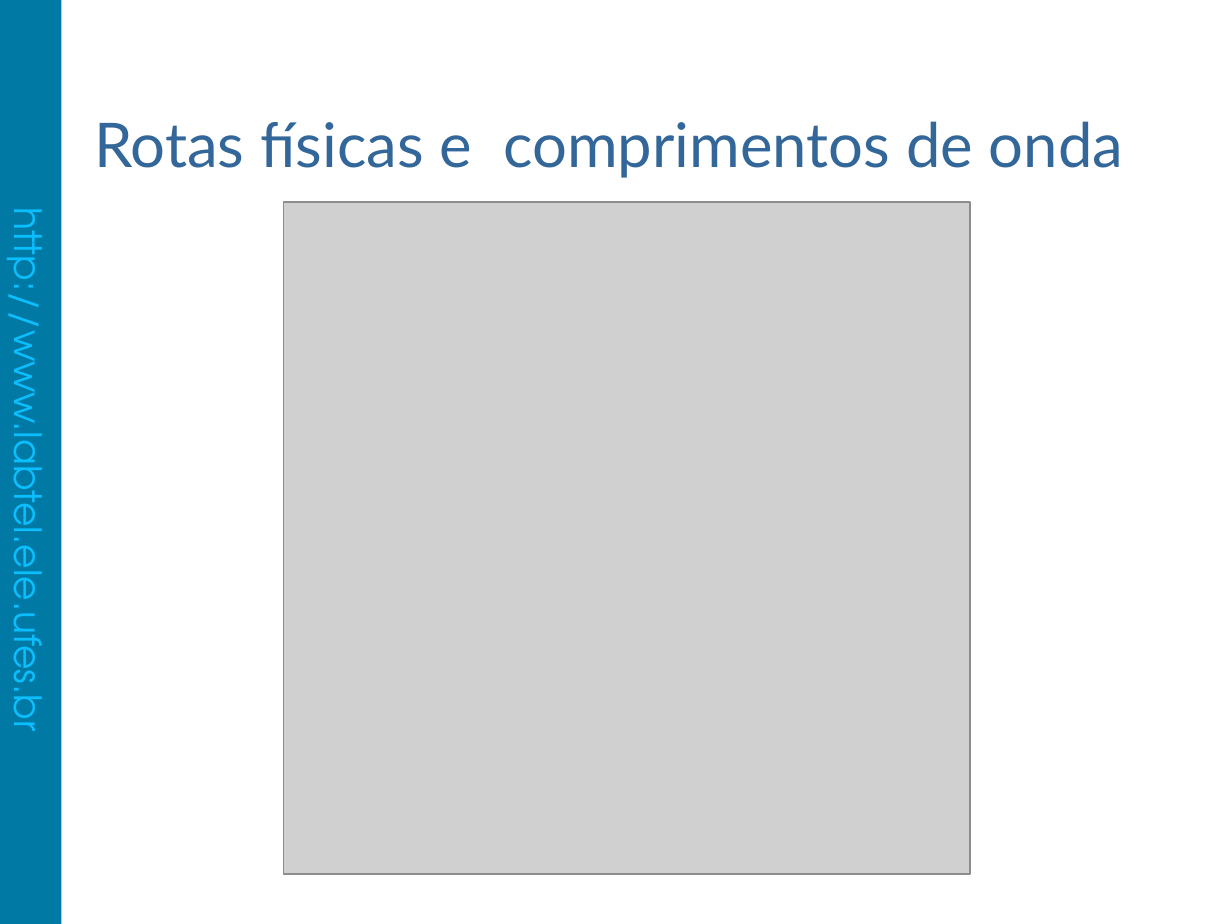
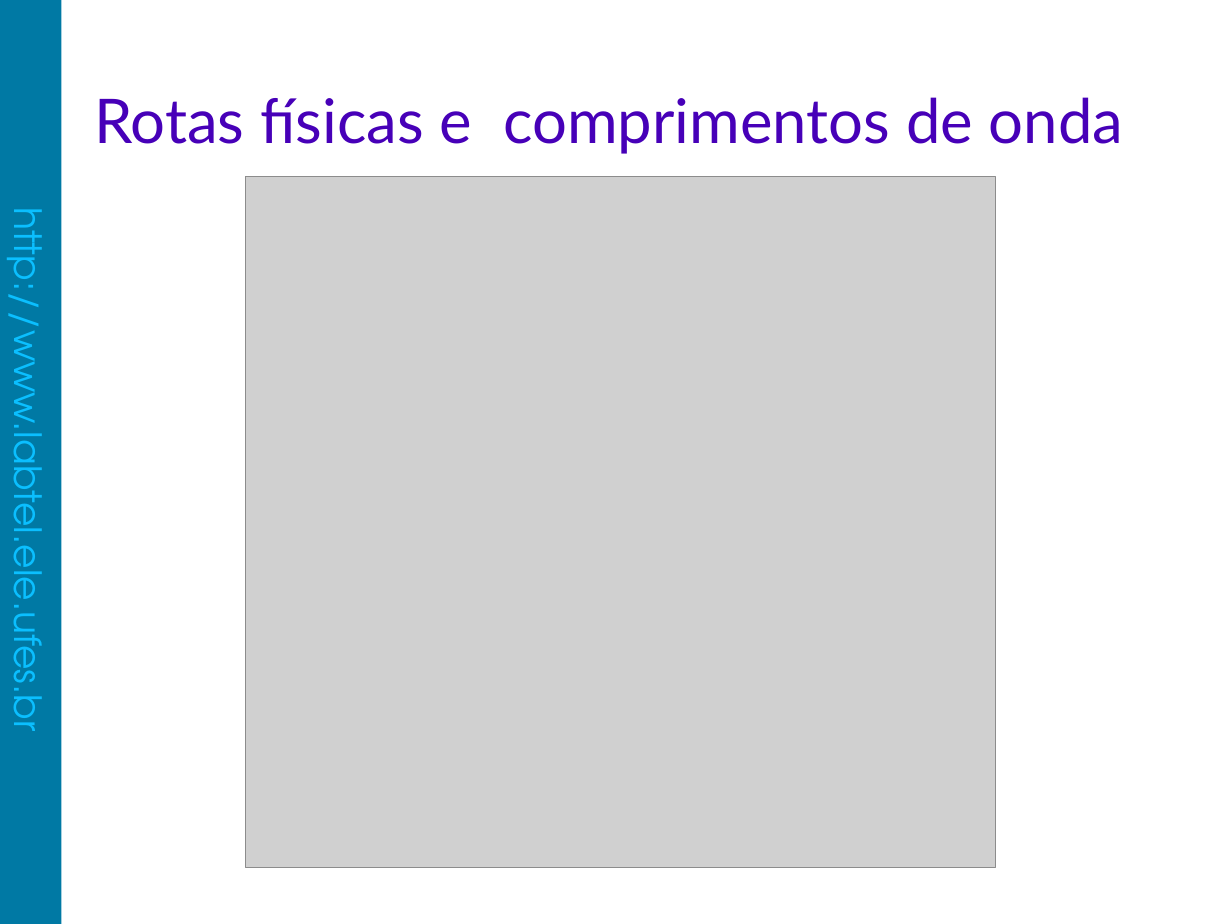
Before and after one commit to fabiolimath/twa, a slide deck: slide 8 of dissertacao/apresentacao/FabioLima-Apresentacao.odp (slide 24 before the commit). Drawn at 1232x924 pixels with LibreOffice and Linux fonts; fonts in the diff are those of the drawing; grey boxes stand for pictures; background and template pictures are left out. Boxes give left, top, right and bottom in pixels: in the first picture for what was removed or moved away, otherwise in the second. Text is boxed around its words. In the diff, an @@ line names an element or a change of style, - is before the commit and + after.

```diff
--- a/dissertacao/apresentacao/FabioLima-Apresentacao.odp
+++ b/dissertacao/apresentacao/FabioLima-Apresentacao.odp
@@ title "Rotas físicas e comprimentos de ...": place and size @@
-title "Rotas físicas e comprimentos de ..." at box(94, 121, 1123, 178)
+title "Rotas físicas e comprimentos de ..." at box(94, 97, 1123, 154)
@@ title "Rotas físicas e comprimentos de ..." at box(94, 97, 1123, 154): text colour #336699 to #4700B8 @@
@@ picture: place and size @@
-picture at box(283, 202, 970, 873)
+picture at box(246, 176, 997, 867)
```
Also in this commit, not shown: 20 other slides changed, 33 slides added, 5 slides removed, 20 other files.
